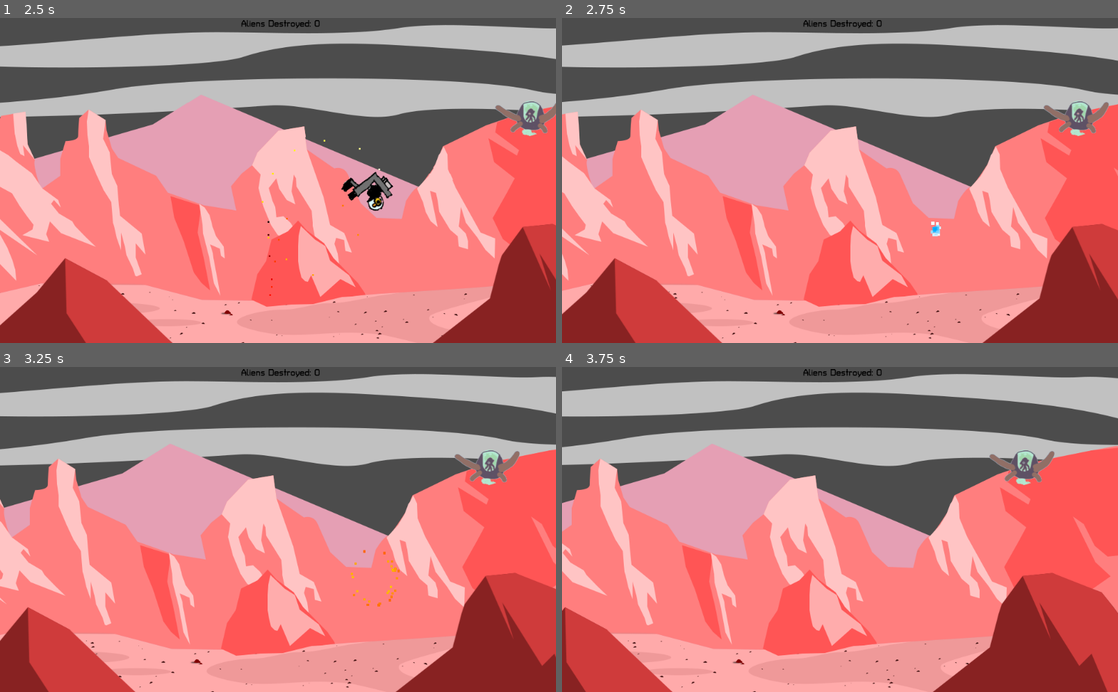
Above: before the commit, frames 1-4 (two rows, left to right).
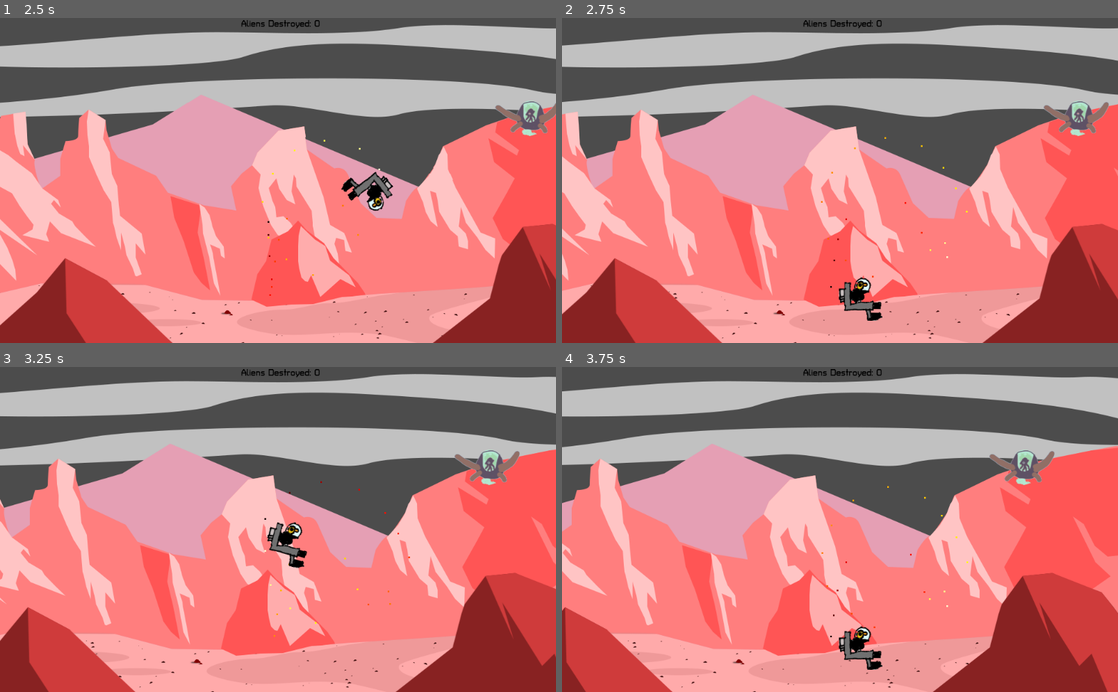
Above: after the commit, the same moments.

Repository: the-g-force/FamJam-January2021
Game: Godot game, scene res://src/Level.tscn
The game is run twice, just before and just after one commit, with the same random seed, the same clock (stepped at 60 frames per second) and the same inputs.
Inputs:
- Up to frame 1 (2.5 s): tap Enter at 0.5 s; hold D (move_right) 0.53-1.28 s; tap Space (fire) at 0.6, 1.35, 2.1 s; hold S (move_down) 1.28-2.03 s; hold D (move_right) from 2.03 s (still down)
- Up to frame 2 (2.75 s): keep holding D (move_right)
- Up to frame 3 (3.25 s): release D (move_right) at 2.78 s; hold W (move_up) from 2.78 s (still down); tap Space (fire) at 2.85 s
- Up to frame 4 (3.75 s): release W (move_up) at 3.53 s; hold A (move_left) from 3.53 s (still down); tap Space (fire) at 3.6 s

Frame 1 is identical in both runs. In frame 2, 0.7% of the frame differs, in the area x 46-73%, y 36-94%; in frame 3, 0.7%, in the area x 47-74%, y 35-84%; in frame 4, 0.6%.
Error after the commit: Attempt to call function 'get_global_transform' in base 'null instance' on a null instance. (res://src/Duck.gd:59)

Commit message:
Extract duck with particles to its own scene
This will allow it to be used in the cinematic

Diff:
--- a/project/src/Duck.tscn
+++ b/project/src/Duck.tscn
@@ -1,7 +1,7 @@
-[gd_scene load_steps=6 format=2]
+[gd_scene load_steps=5 format=2]
 
 [ext_resource path="res://src/Duck.gd" type="Script" id=1]
-[ext_resource path="res://assets/duck.png" type="Texture" id=2]
+[ext_resource path="res://src/JetDuck.tscn" type="PackedScene" id=2]
 
 [sub_resource type="RectangleShape2D" id=1]
 extents = Vector2( 33, 38 )
@@ -10,10 +10,6 @@
 _data = {
 "points": PoolVector2Array( 0, 0, 0, 0, 0, 0, -49.9467, -92.7581, 49.9467, 92.7581, 58.9734, -142.028, -9.51366, 66.595 …(186 unchanged characters)…
 }
-
-[sub_resource type="Gradient" id=3]
-offsets = PoolRealArray( 0, 0.192053, 0.516556, 0.81457, 1 )
-colors = PoolColorArray( 1, 1, 1, 1, 1, 1, 0, 1, 1, 0.505882, 0, 1, 1, 0, 0, 1, 0, 0, 0, 1 )
 
 [node name="Duck" type="KinematicBody2D"]
 position = Vector2( 4.00447, -4.00457 )
@@ -34,17 +30,4 @@
 [node name="PathFollow2D" type="PathFollow2D" parent="Explosionpath"]
 rotation = -1.52581
 
-[node name="CPUParticles2D" type="CPUParticles2D" parent="Explosionpath/PathFollow2D"]
-position = Vector2( 6.85476, -36.4076 )
-rotation = 1.52193
-amount = 20
-local_coords = false
-direction = Vector2( -1, 0 )
-gravity = Vector2( 0, 0 )
-initial_velocity = 20.0
-scale_amount = 3.0
-color_ramp = SubResource( 3 )
-
-[node name="Sprite" type="Sprite" parent="Explosionpath/PathFollow2D"]
-rotation = 1.52193
-texture = ExtResource( 2 )
+[node name="JetDuck" parent="Explosionpath/PathFollow2D" instance=ExtResource( 2 )]
--- /dev/null
+++ b/project/src/JetDuck.tscn
@@ -0,0 +1,24 @@
+[gd_scene load_steps=3 format=2]
+
+[ext_resource path="res://assets/duck.png" type="Texture" id=1]
+
+[sub_resource type="Gradient" id=3]
+offsets = PoolRealArray( 0, 0.192053, 0.516556, 0.81457, 1 )
+colors = PoolColorArray( 1, 1, 1, 1, 1, 1, 0, 1, 1, 0.505882, 0, 1, 1, 0, 0, 1, 0, 0, 0, 1 )
+
+[node name="Node2D" type="Node2D"]
+
+[node name="CPUParticles2D" type="CPUParticles2D" parent="."]
+position = Vector2( 6.85476, -36.4076 )
+rotation = 1.52193
+amount = 20
+local_coords = false
+direction = Vector2( -1, 0 )
+gravity = Vector2( 0, 0 )
+initial_velocity = 20.0
+scale_amount = 3.0
+color_ramp = SubResource( 3 )
+
+[node name="Sprite" type="Sprite" parent="."]
+rotation = 1.52193
+texture = ExtResource( 1 )
